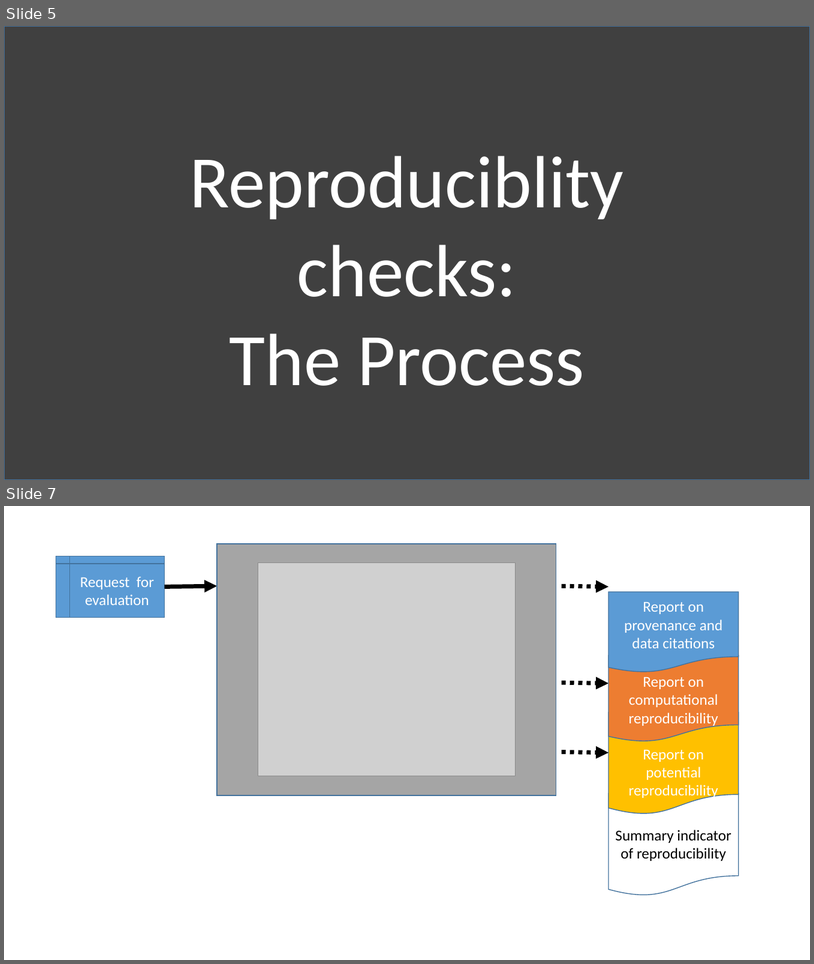
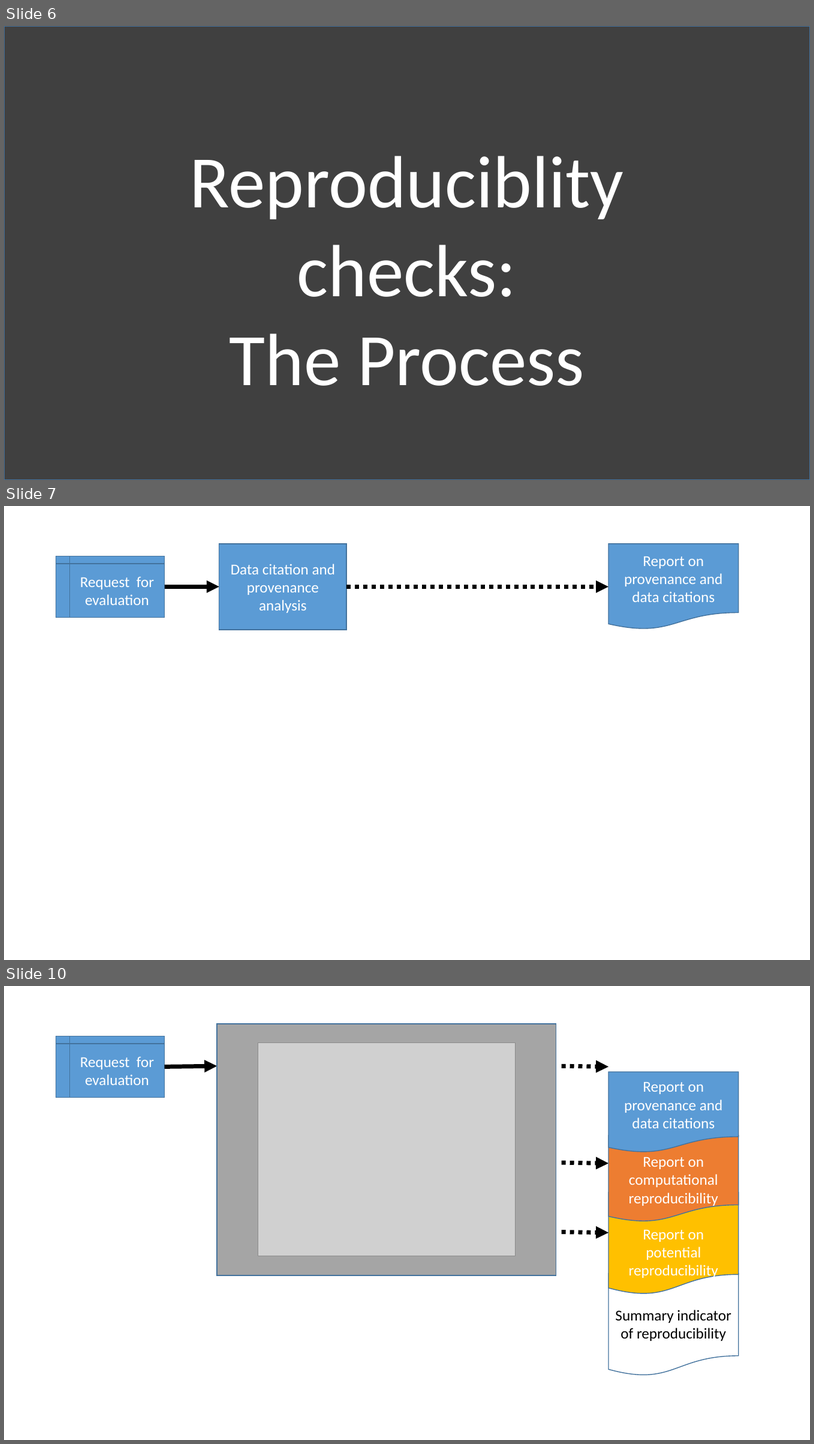
Before and after one commit to AEADataEditor/fireside-chat-2021, a slide deck: Vilhuber-Presentation-2021-01-19.pptx. Shown one above the other, each under a label of ours: slides 5 and 7 before the commit, slides 6, 7 and 10 after it; the slides between them are not shown. The pictures are 814x964 and 814x1444 pixels, drawn with LibreOffice and Linux fonts; fonts in the diff are those of the drawing; grey boxes stand for pictures. Boxes give left, top, right and bottom in pixels: in the first picture for what was removed or moved away, otherwise in the second. Text is boxed around its words. In the diff, an @@ line names an element or a change of style, - is before the commit and + after.

```diff
--- a/Vilhuber-Presentation-2021-01-19.pptx
+++ b/Vilhuber-Presentation-2021-01-19.pptx
@@ slide 7 added at box(4, 506, 810, 960), background #FFFFFF @@
@@ flow chart internal storage added at box(56, 556, 165, 618), fill #5B9BD5, outline #43739E 1 pt, 18 pt, text #FFFFFF @@
+Request for evaluation
@@ rectangle added at box(219, 544, 347, 630), fill #5B9BD5, outline #43739E 1 pt, 18 pt, text #FFFFFF @@
+Data citation and provenance analysis
@@ flow chart document added at box(609, 544, 739, 630), fill #5B9BD5, outline #43739E 1 pt, 18 pt, text #FFFFFF @@
+Report on
+provenance and data citations
@@ arrow added from (165, 586) to (219, 586), #000000 5 pt @@
@@ arrow added from (347, 586) to (609, 586), #000000 5 pt dashed @@
@@ what was slide 5 is now slide 6 @@
@@ what was slide 7 is now slide 10 @@
```
Also in this commit, not shown: 2 slides changed, 8 other slides added.
